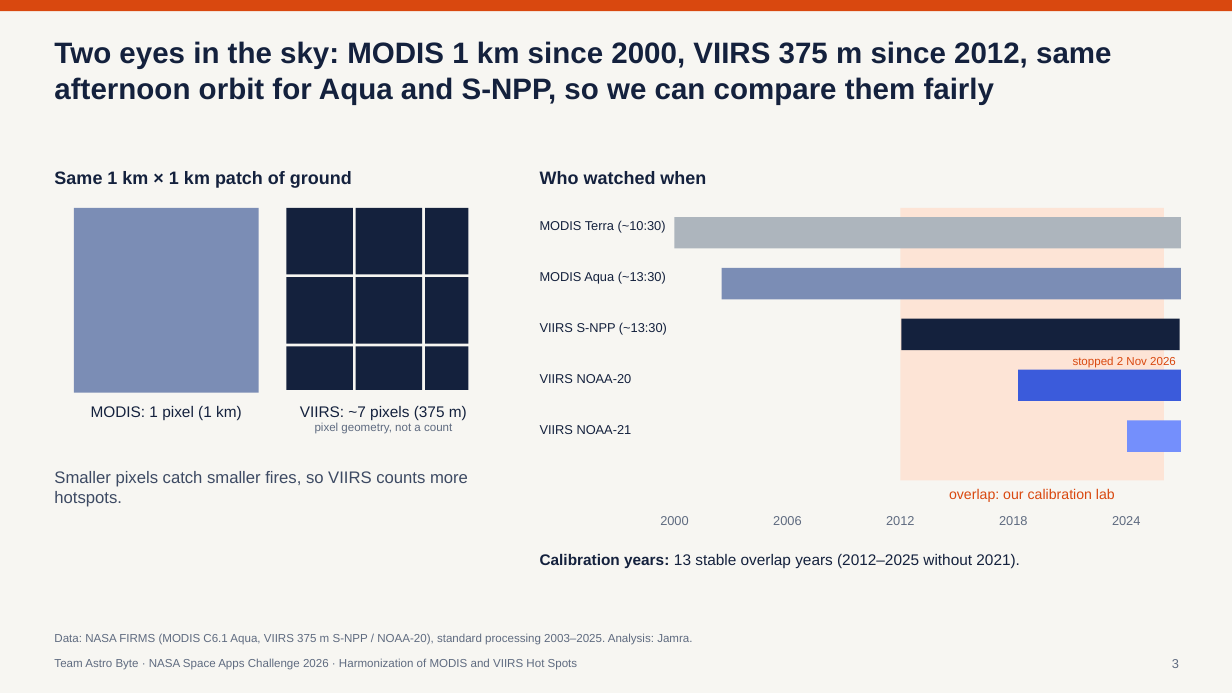
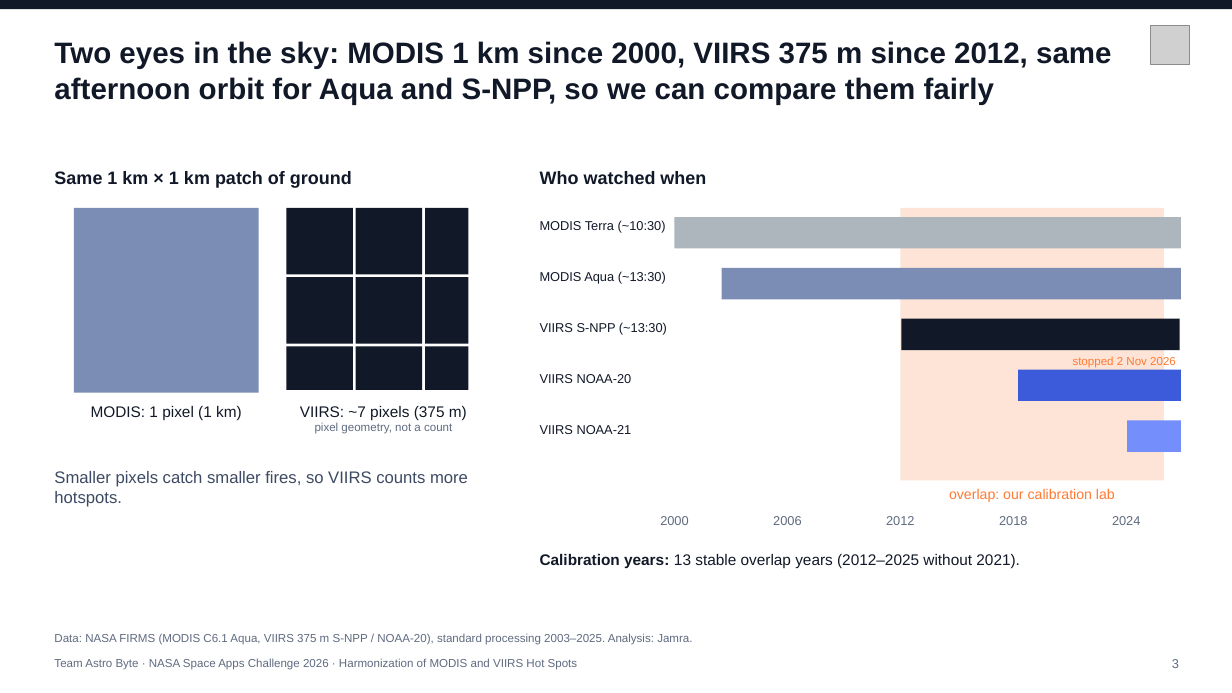
Before and after one commit to ahmedetk/jamra, a slide deck: slide 3 of slides/AstroByte_Slides.pptx. Drawn at 1232x693 pixels with LibreOffice and Linux fonts; fonts in the diff are those of the drawing; grey boxes stand for pictures. Boxes give left, top, right and bottom in pixels: in the first picture for what was removed or moved away, otherwise in the second. Text is boxed around its words. In the diff, an @@ line names an element or a change of style, - is before the commit and + after.

```diff
--- a/slides/AstroByte_Slides.pptx
+++ b/slides/AstroByte_Slides.pptx
@@ background #F7F6F2 to #FFFFFF @@
@@ rectangle at (0, 0, 1232, 9): fill #D9480F to #111827 @@
@@ picture added at (1151, 26, 1189, 65) @@
@@ text colour #14213D to #111827 in 10 elements at (54, 171, 352, 188), (91, 406, 242, 420), (540, 171, 706, 184), (540, 220, 666, 233), (540, 271, 666, 284), (540, 322, 667, 335), (540, 374, 632, 383), (540, 425, 632, 434), (540, 554, 1020, 568), (54, 41, 1111, 104) @@
@@ fill #14213D to #111827 in 10 elements at (287, 208, 353, 274), (287, 277, 353, 344), (287, 347, 353, 390), (356, 208, 422, 274), (356, 277, 422, 344), (356, 347, 422, 390), (425, 208, 469, 274), (425, 277, 469, 344), (425, 347, 469, 390), (901, 319, 1179, 350) @@
@@ text "stopped 2 Nov 2026" at (1073, 356, 1176, 368): text colour #D9480F to #FF7A33 @@
@@ text at (300, 406, 467, 420): text colour #14213D to #111827 in "VIIRS: ~7 pixels (375 m)" @@
@@ text "overlap: our calibration lab" at (949, 488, 1115, 502): text colour #D9480F to #FF7A33 @@
```
Also in this commit, not shown: 6 other slides changed, 37 other files.
